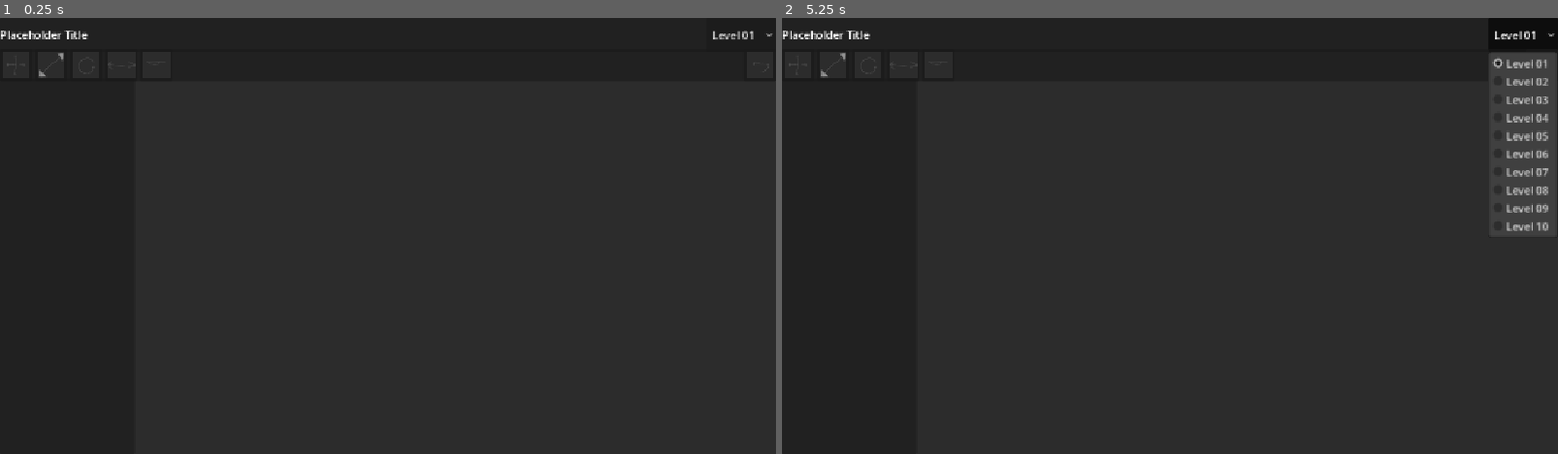
Above: before the commit, frames 1-2 (left to right).
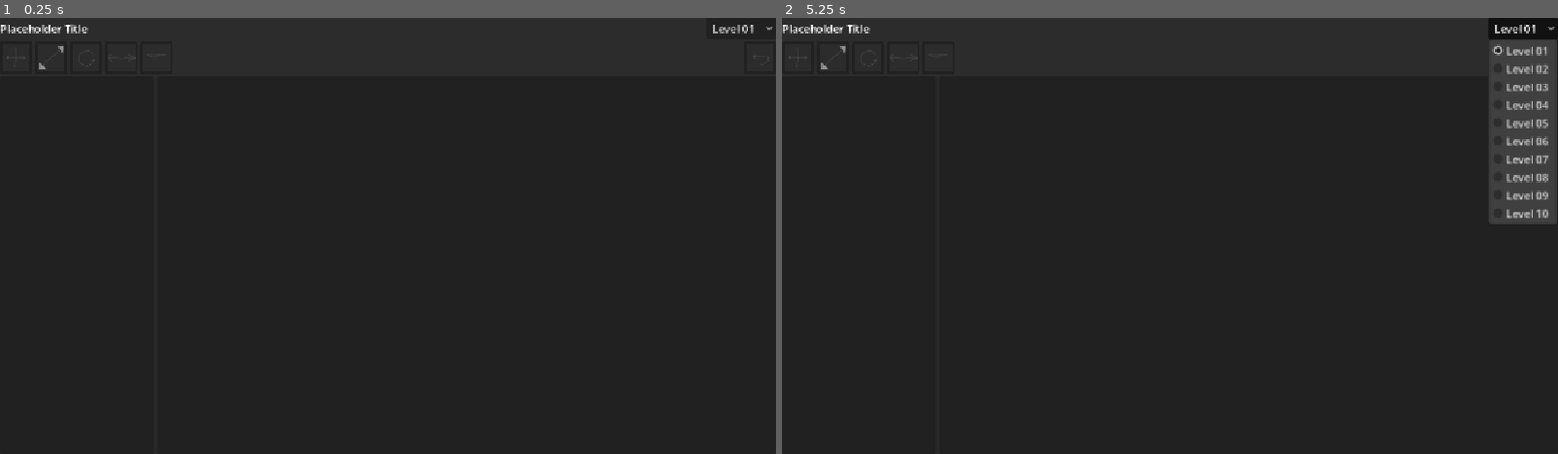
Above: after the commit, the same moments.

Repository: WishingWillow/photoshop-game
Game: Godot game, scene res://UI/ui.tscn
Two runs of this game, one before a commit and one after it. Both use one fixed random seed, a clock stepped at 60 frames per second and the inputs below.
Inputs (mouse positions are in pixels of both pictures, inside the frame that each line leads up to; where the layout moved, square brackets give the same spot in the first picture):
- Up to frame 1 (0.25 s): no input
- Up to frame 2 (5.25 s): click (797, 57) [797, 65] at 0.5 s; click (836, 57) [836, 65] at 1.25 s; click (867, 57) [867, 65] at 2 s; click (906, 57) [906, 65] at 2.75 s; click (937, 57) [937, 65] at 3.5 s; click (1542, 57) [1542, 65] at 4.25 s; click "Level 01" at 5 s

The runs differ from the first frame. In frame 1, 0.4% of the frame differs, in the area x 0-100%, y 1-14%; in frame 2, 2.0%, in the area x 0-100%, y 1-51%.

Commit message:
fixed issues

Diff:
--- a/UI/game_ui.gd
+++ b/UI/game_ui.gd
@@ -2,15 +2,11 @@
 
 var current_level := 1
 
-@onready var level_menu := $TopBar/TopBarContainer/LevelMenu
+@onready var level_menu := $MarginContainer/VBoxContainer/TopBarContainer/LevelMenu
 
 # Called when the node enters the scene tree for the first time.
 func _ready() -> void:
 	populate_level_menu()
-
-# Called every frame. 'delta' is the elapsed time since the previous frame.
-func _process(delta: float) -> void:
-	pass
 
 func populate_level_menu():
 	level_menu.clear()
--- a/UI/ui.tscn
+++ b/UI/ui.tscn
@@ -16,6 +16,7 @@
 grow_horizontal = 2
 grow_vertical = 2
 script = ExtResource("1_2fwl4")
+metadata/_edit_use_anchors_ = true
 
 [node name="Background" type="ColorRect" parent="." unique_id=1185345327]
 z_index = -4096
@@ -26,77 +27,75 @@
 offset_bottom = 684.0
 color = Color(0.17283279, 0.17283264, 0.17283267, 1)
 
-[node name="TopBar" type="PanelContainer" parent="." unique_id=1525575288]
+[node name="MarginContainer" type="MarginContainer" parent="." unique_id=1981810551]
 layout_mode = 1
-anchors_preset = 10
+anchors_preset = 15
 anchor_right = 1.0
-offset_bottom = 50.0
+anchor_bottom = 1.0
 grow_horizontal = 2
+grow_vertical = 2
 
-[node name="TopBarContainer" type="HBoxContainer" parent="TopBar" unique_id=1029732258]
+[node name="VBoxContainer" type="VBoxContainer" parent="MarginContainer" unique_id=1922887927]
 layout_mode = 2
 
-[node name="Title" type="Label" parent="TopBar/TopBarContainer" unique_id=83093686]
+[node name="TopBarContainer" type="HBoxContainer" parent="MarginContainer/VBoxContainer" unique_id=1029732258]
+layout_mode = 2
+
+[node name="Title" type="Label" parent="MarginContainer/VBoxContainer/TopBarContainer" unique_id=83093686]
 layout_mode = 2
 text = "Placeholder Title"
 
-[node name="Spacer" type="Control" parent="TopBar/TopBarContainer" unique_id=793718571]
+[node name="Spacer" type="Control" parent="MarginContainer/VBoxContainer/TopBarContainer" unique_id=793718571]
 layout_mode = 2
 size_flags_horizontal = 3
 
-[node name="LevelMenu" type="OptionButton" parent="TopBar/TopBarContainer" unique_id=1824949726]
+[node name="LevelMenu" type="OptionButton" parent="MarginContainer/VBoxContainer/TopBarContainer" unique_id=1824949726]
 layout_mode = 2
 
-[node name="ToolBar" type="PanelContainer" parent="." unique_id=1633675679]
-layout_mode = 1
-anchors_preset = 14
-anchor_top = 0.5
-anchor_right = 1.0
-anchor_bottom = 0.5
-offset_top = -274.0
-offset_bottom = -234.0
-grow_horizontal = 2
-grow_vertical = 2
-
-[node name="ToolBarContainer" type="HBoxContainer" parent="ToolBar" unique_id=1210550459]
+[node name="ToolBarContainer" type="HBoxContainer" parent="MarginContainer/VBoxContainer" unique_id=1210550459]
 layout_mode = 2
 
-[node name="MoveButton" type="Button" parent="ToolBar/ToolBarContainer" unique_id=783653079]
+[node name="MoveButton" type="Button" parent="MarginContainer/VBoxContainer/ToolBarContainer" unique_id=783653079]
 layout_mode = 2
 icon = ExtResource("2_c7tqi")
 
-[node name="ScaleButton" type="Button" parent="ToolBar/ToolBarContainer" unique_id=1302577072]
+[node name="ScaleButton" type="Button" parent="MarginContainer/VBoxContainer/ToolBarContainer" unique_id=1302577072]
 layout_mode = 2
 icon = ExtResource("3_cbfhl")
 icon_alignment = 1
 
-[node name="RotateButton" type="Button" parent="ToolBar/ToolBarContainer" unique_id=1949795163]
+[node name="RotateButton" type="Button" parent="MarginContainer/VBoxContainer/ToolBarContainer" unique_id=1949795163]
 layout_mode = 2
 icon = ExtResource("4_4fiuh")
 icon_alignment = 1
 
-[node name="MirrorButton" type="Button" parent="ToolBar/ToolBarContainer" unique_id=1186211908]
+[node name="MirrorButton" type="Button" parent="MarginContainer/VBoxContainer/ToolBarContainer" unique_id=1186211908]
 layout_mode = 2
 icon = ExtResource("5_h81ot")
 icon_alignment = 1
 
-[node name="SliceButton" type="Button" parent="ToolBar/ToolBarContainer" unique_id=1272461265]
+[node name="SliceButton" type="Button" parent="MarginContainer/VBoxContainer/ToolBarContainer" unique_id=1272461265]
 layout_mode = 2
 icon = ExtResource("6_6rr40")
 icon_alignment = 1
 
-[node name="Spacer" type="Control" parent="ToolBar/ToolBarContainer" unique_id=1010003887]
+[node name="Spacer" type="Control" parent="MarginContainer/VBoxContainer/ToolBarContainer" unique_id=1010003887]
 layout_mode = 2
 size_flags_horizontal = 3
 
-[node name="UndoButton" type="Button" parent="ToolBar/ToolBarContainer" unique_id=1586513702]
+[node name="UndoButton" type="Button" parent="MarginContainer/VBoxContainer/ToolBarContainer" unique_id=1586513702]
 layout_mode = 2
 icon = ExtResource("7_0w6e5")
 
-[node name="LayerBar" type="PanelContainer" parent="." unique_id=1113455521]
-layout_mode = 1
-anchors_preset = 9
-anchor_bottom = 1.0
-offset_top = 90.0
-offset_right = 200.0
-grow_vertical = 2
+[node name="HBoxContainer" type="HBoxContainer" parent="MarginContainer/VBoxContainer" unique_id=1098168033]
+layout_mode = 2
+size_flags_vertical = 3
+
+[node name="LayerBar" type="PanelContainer" parent="MarginContainer/VBoxContainer/HBoxContainer" unique_id=985352176]
+layout_mode = 2
+size_flags_horizontal = 3
+
+[node name="LevelView" type="PanelContainer" parent="MarginContainer/VBoxContainer/HBoxContainer" unique_id=1166282176]
+layout_mode = 2
+size_flags_horizontal = 3
+size_flags_stretch_ratio = 4.0
